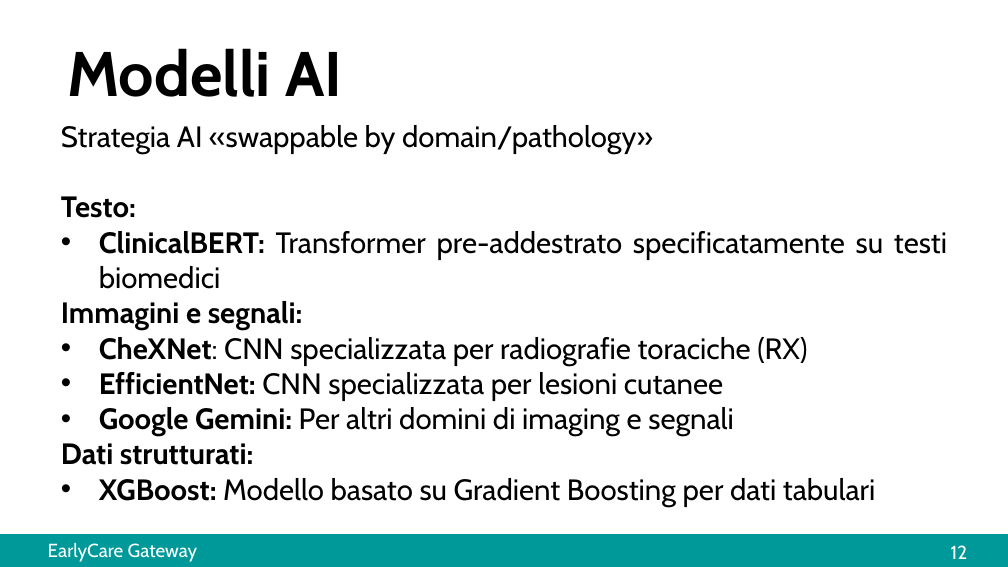
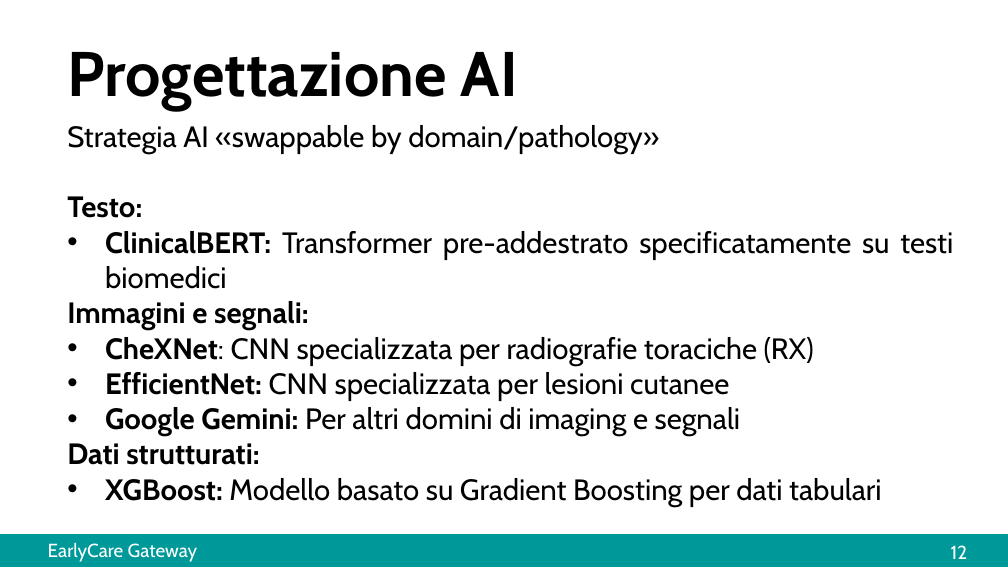
Before and after one commit to carrieroroberto/early_care_gateway, a slide deck: slide 13 of docs/presentation_powerpoint.pptx. Drawn at 1008x567 pixels with LibreOffice and Linux fonts; fonts in the diff are those of the drawing. Boxes give left, top, right and bottom in pixels: in the first picture for what was removed or moved away, otherwise in the second. Text is boxed around its words. In the diff, an @@ line names an element or a change of style, - is before the commit and + after.

Commit message:
ppt updated

```diff
--- a/docs/presentation_powerpoint.pptx
+++ b/docs/presentation_powerpoint.pptx
@@ text at (67, 52, 518, 111): text changed @@
-Modelli AI
+Progettazione AI
@@ text "Strategia AI «swappable by domain/pathology»": place and size @@
-text "Strategia AI «swappable by domain/pathology»" at (61, 125, 947, 507)
+text "Strategia AI «swappable by domain/pathology»" at (67, 125, 953, 507)
```
Also in this commit, not shown: 1 other slide changed.
